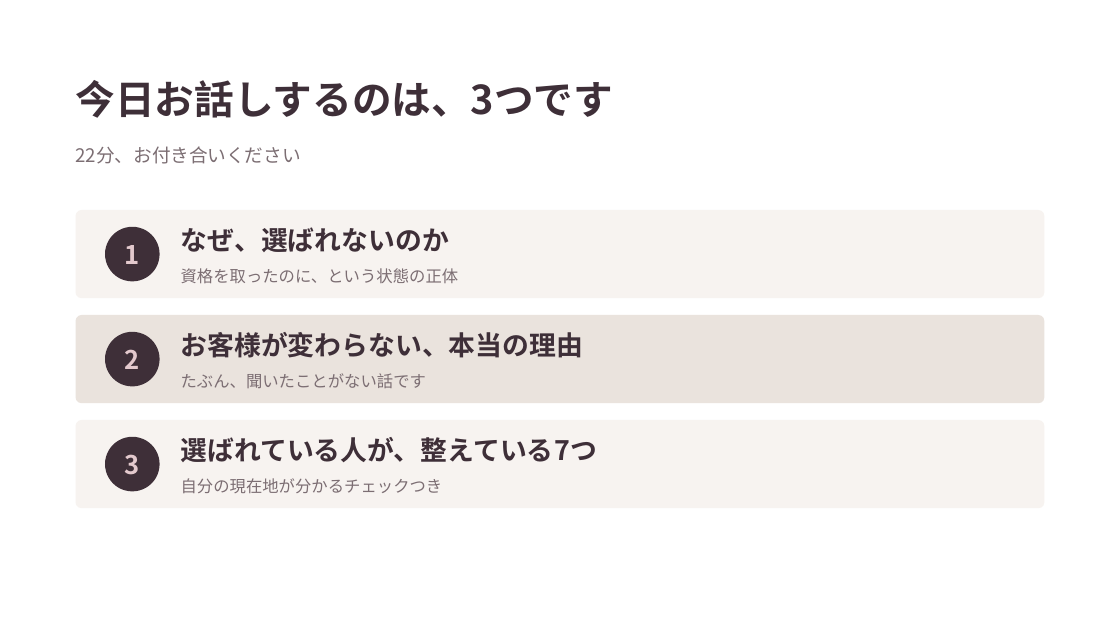
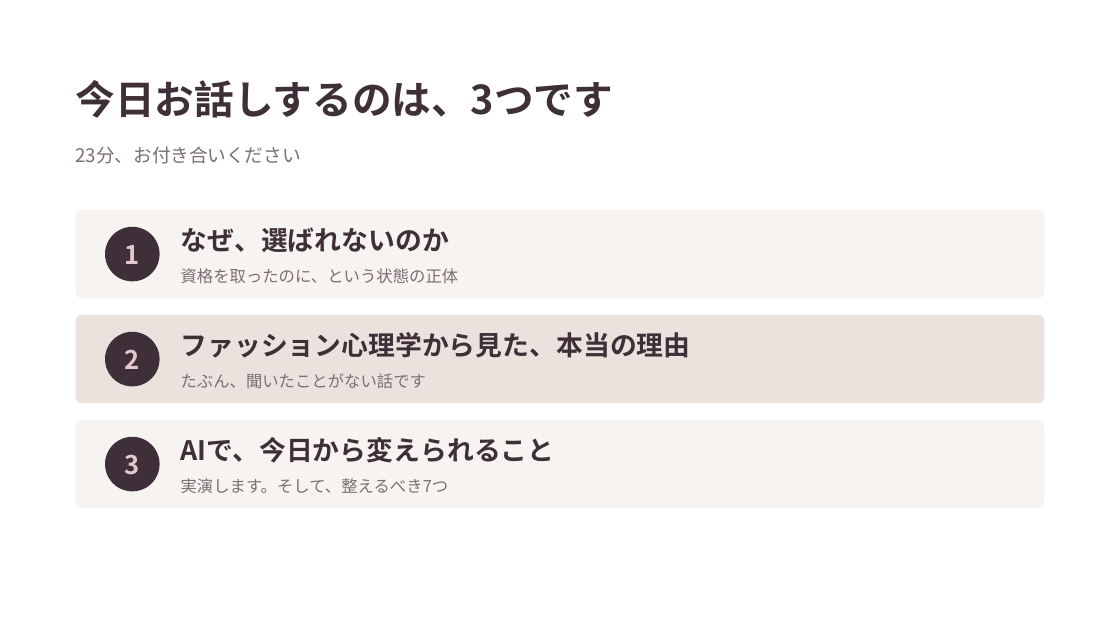
Before and after one commit to fashio17/potential-lamp, a slide deck: slide 2 of fashion-7steps-front/無料動画スライド_1本版.pptx. Drawn at 1120x630 pixels with LibreOffice and Linux fonts; fonts in the diff are those of the drawing. Boxes give left, top, right and bottom in pixels: in the first picture for what was removed or moved away, otherwise in the second. Text is boxed around its words. In the diff, an @@ line names an element or a change of style, - is before the commit and + after.

```diff
--- a/fashion-7steps-front/無料動画スライド_1本版.pptx
+++ b/fashion-7steps-front/無料動画スライド_1本版.pptx
@@ text at (76,146,301,164): text changed @@
-22分、お付き合いください
+23分、お付き合いください
@@ text at (181,332,691,358): text changed @@
-お客様が変わらない、本当の理由
+ファッション心理学から見た、本当の理由
@@ text at (181,437,555,463): text changed @@
-選ばれている人が、整えている7つ
+AIで、今日から変えられること
@@ text at (181,478,449,493): text changed @@
-自分の現在地が分かるチェックつき
+実演します。そして、整えるべき7つ
```
Also in this commit, not shown: 2 other slides changed, 5 slides added, 1 slide removed, 5 other files.
